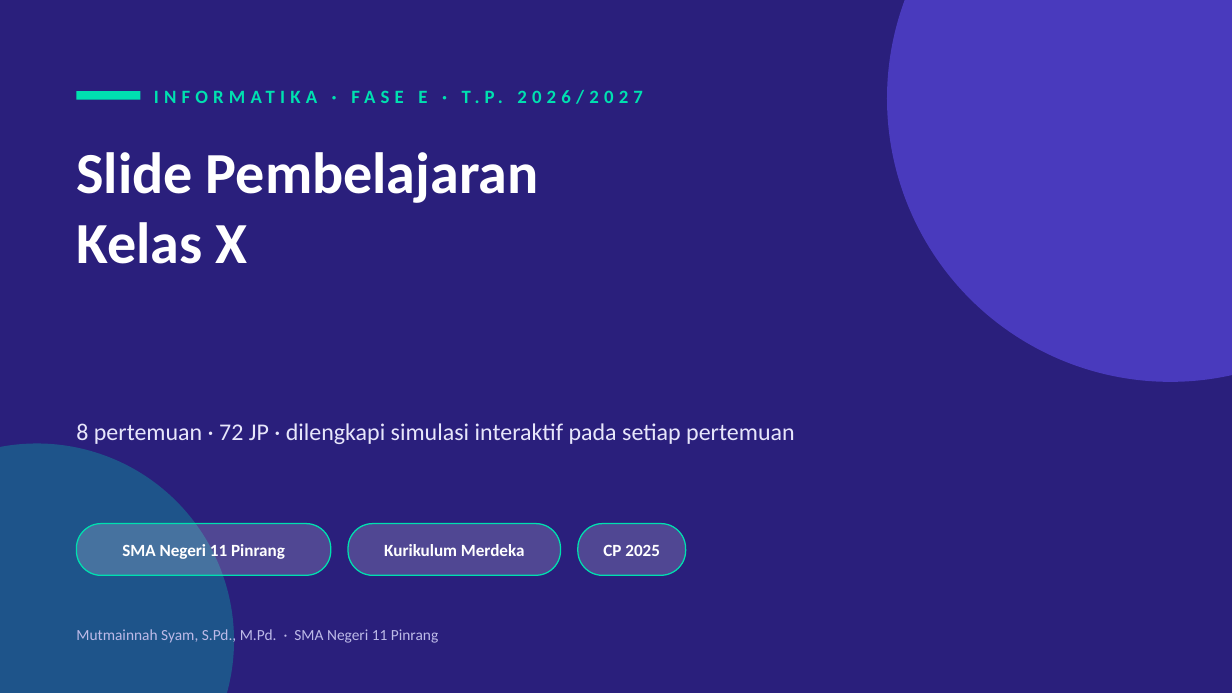
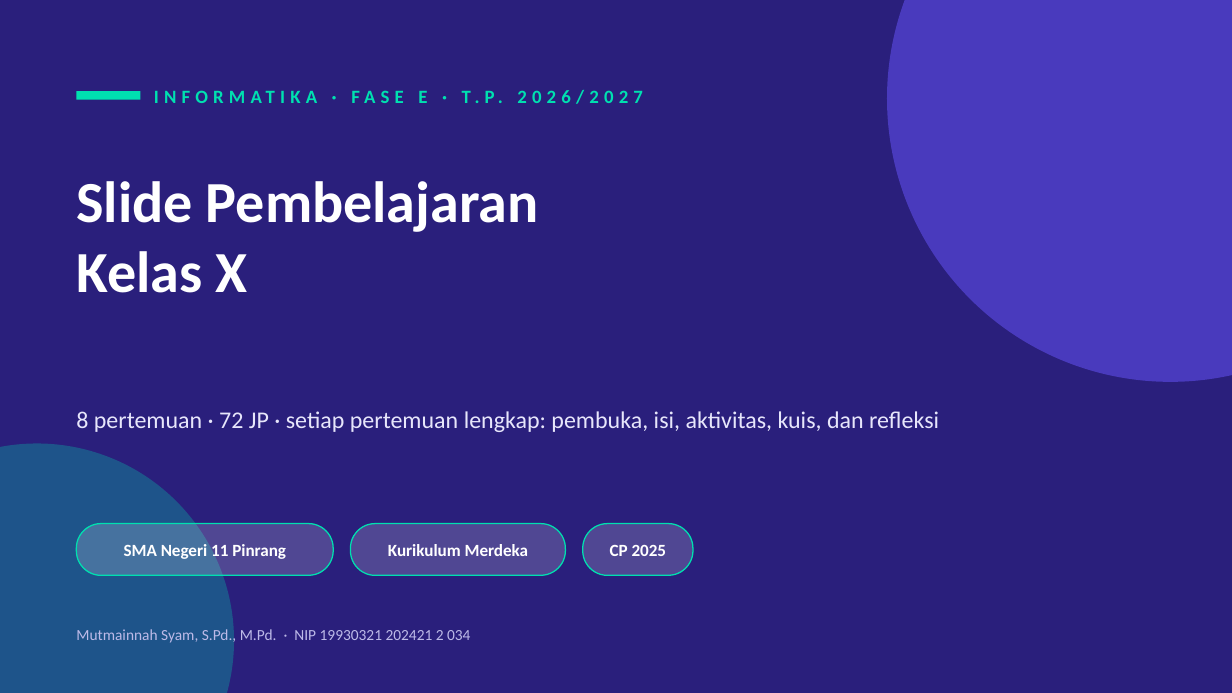
Before and after one commit to idayahinna-afk/tik, a slide deck: slide 1 of Slide Informatika Kelas X - SMAN 11 Pinrang.pptx. Drawn at 1232x693 pixels with LibreOffice and Linux fonts; fonts in the diff are those of the drawing. Boxes give left, top, right and bottom in pixels: in the first picture for what was removed or moved away, otherwise in the second. Text is boxed around its words. In the diff, an @@ line names an element or a change of style, - is before the commit and + after.

```diff
--- a/Slide Informatika Kelas X - SMAN 11 Pinrang.pptx
+++ b/Slide Informatika Kelas X - SMAN 11 Pinrang.pptx
@@ text "Slide Pembelajaran" at box(76, 181, 538, 293): vertical alignment top to middle @@
@@ text at box(76, 411, 939, 432): text changed @@
-8 pertemuan · 72 JP · dilengkapi simulasi interaktif pada setiap pertemuan
+8 pertemuan · 72 JP · setiap pertemuan lengkap: pembuka, isi, aktivitas, kuis, dan refleksi
@@ text "Kurikulum Merdeka": place and size @@
-text "Kurikulum Merdeka" at box(384, 544, 524, 556)
+text "Kurikulum Merdeka" at box(388, 544, 528, 556)
@@ rounded rectangle: place and size @@
-rounded rectangle at box(349, 524, 562, 575)
+rounded rectangle at box(351, 524, 567, 575)
@@ text "CP 2025": place and size @@
-text "CP 2025" at box(603, 545, 660, 556)
+text "CP 2025" at box(610, 545, 667, 556)
@@ rounded rectangle: place and size @@
-rounded rectangle at box(578, 524, 686, 575)
+rounded rectangle at box(583, 524, 694, 575)
@@ text at box(76, 627, 470, 645): text changed @@
-Mutmainnah Syam, S.Pd., M.Pd. · SMA Negeri 11 Pinrang
+Mutmainnah Syam, S.Pd., M.Pd. · NIP 19930321 202421 2 034
```
Also in this commit, not shown: 70 other slides changed, 72 slides added, 8 slides removed, 3 other files.
